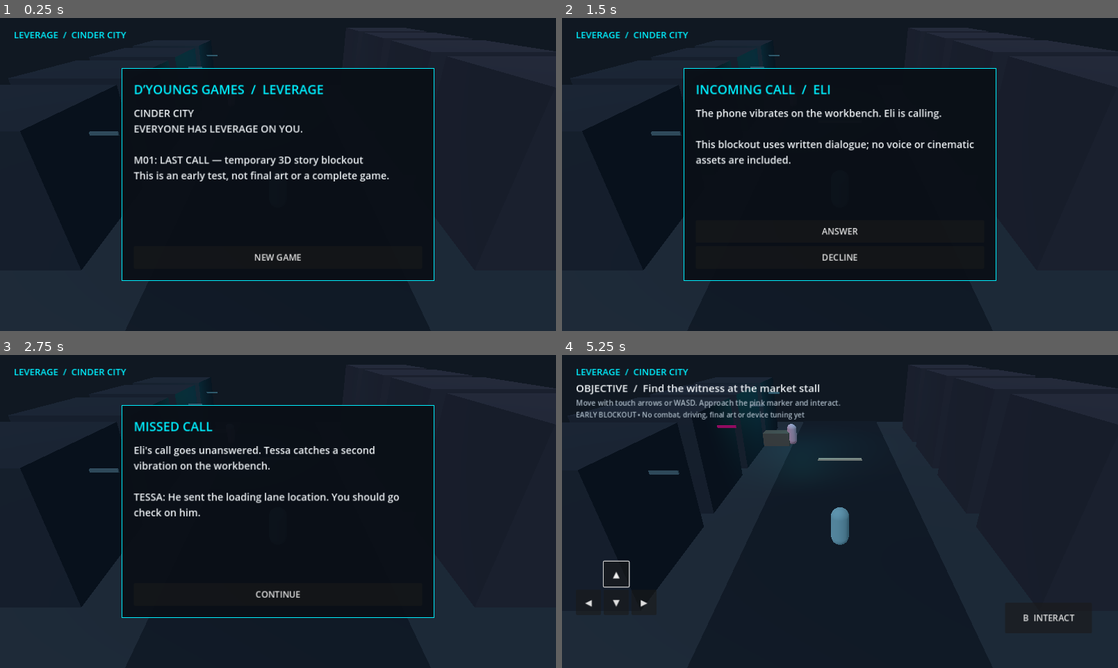
Above: before the commit, frames 1-4 (two rows, left to right).
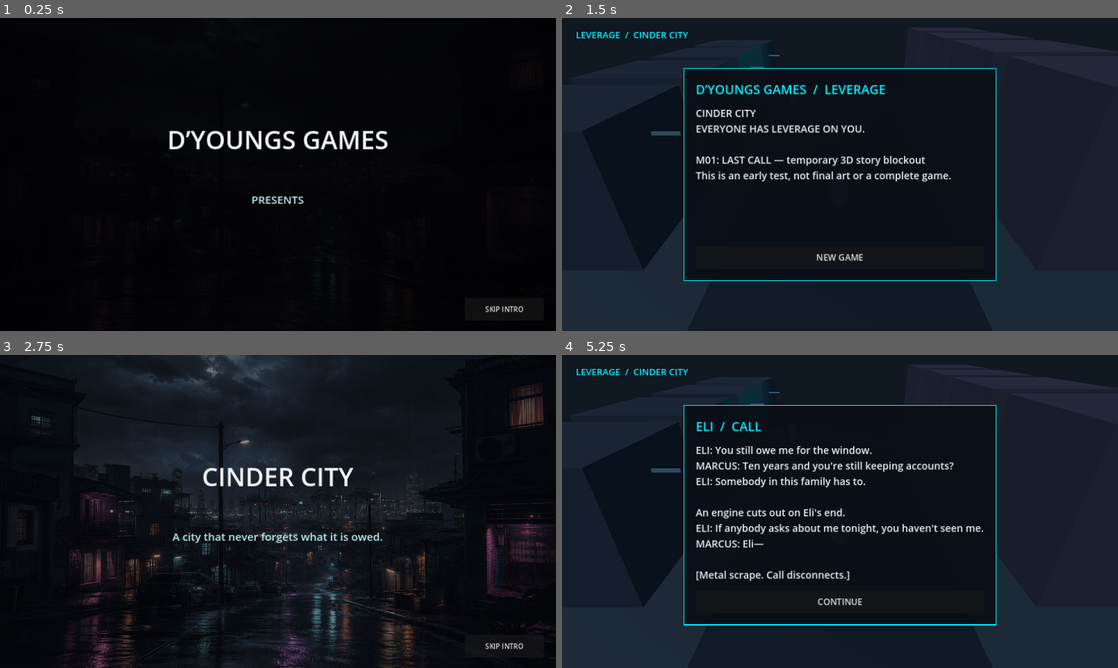
Above: after the commit, the same moments.

Repository: jamesrudh-arch/Jumboo
Game: Godot game, scene res://main.tscn
Same seed, same stepped clock (60 frames per second), same inputs: the game is played once before the commit and once after it.
Inputs (mouse positions are in pixels of both pictures, inside the frame that each line leads up to):
- Up to frame 1 (0.25 s): no input
- Up to frame 2 (1.5 s): click (840, 259) at 0.5 s, where only the run before the commit has a clickable "NEW GAME"; click (1067, 309) at 1.25 s, where only the run after the commit has a clickable "SKIP INTRO"
- Up to frame 3 (2.75 s): click (278, 596) at 2 s, where only the run after the commit has a clickable "NEW GAME"
- Up to frame 4 (5.25 s): click (840, 596) at 2.75 s, where only the run before the commit has a clickable "CONTINUE"; click (1067, 646) at 3.5 s, where only the run after the commit has a clickable "SKIP INTRO"; click (617, 574) at 4.25 s, where only the run before the commit has a clickable "▲"; click (840, 567) at 5 s, where only the run after the commit has a clickable "ANSWER"

The runs differ from the first frame. In frame 1, 58% of the frame differs, in the area x 0-100%, y 0-100%; in frame 2, 3.9%; in frame 3, 39%; in frame 4, 15%.

Commit message:
Add interim opening presentation
Co-authored-by: arena-agent <297053741+arena-agent@users.noreply.github.com>

Diff:
--- /dev/null
+++ b/game/cinematic.gd
@@ -0,0 +1,148 @@
+extends CanvasLayer
+
+# Temporary presentation: generated still artwork, real UI text, no character animation.
+# The intent is to establish sequence and pacing before a final cinematic is produced.
+var canvas: Control
+var backdrop: TextureRect
+var shade: ColorRect
+var headline: Label
+var subtitle: Label
+var phone: PanelContainer
+var skip_button: Button
+var generation := 0
+var completion: Callable
+
+func _ready() -> void:
+	layer = 10
+	canvas = Control.new()
+	canvas.set_anchors_and_offsets_preset(Control.PRESET_FULL_RECT)
+	canvas.mouse_filter = Control.MOUSE_FILTER_STOP
+	add_child(canvas)
+	backdrop = TextureRect.new()
+	backdrop.set_anchors_and_offsets_preset(Control.PRESET_FULL_RECT)
+	backdrop.expand_mode = TextureRect.EXPAND_IGNORE_SIZE
+	backdrop.stretch_mode = TextureRect.STRETCH_KEEP_ASPECT_COVERED
+	backdrop.texture = load("res://assets/opening_city.png")
+	canvas.add_child(backdrop)
+	shade = ColorRect.new()
+	shade.set_anchors_and_offsets_preset(Control.PRESET_FULL_RECT)
+	shade.color = Color(0.02, 0.03, 0.05, 0.7)
+	shade.mouse_filter = Control.MOUSE_FILTER_IGNORE
+	canvas.add_child(shade)
+	headline = Label.new()
+	headline.set_anchors_and_offsets_preset(Control.PRESET_CENTER)
+	headline.offset_left = -500
+	headline.offset_right = 500
+	headline.offset_top = -130
+	headline.offset_bottom = -30
+	headline.horizontal_alignment = HORIZONTAL_ALIGNMENT_CENTER
+	headline.vertical_alignment = VERTICAL_ALIGNMENT_CENTER
+	headline.add_theme_font_size_override("font_size", 58)
+	headline.add_theme_color_override("font_color", Color("f3f7f7"))
+	canvas.add_child(headline)
+	subtitle = Label.new()
+	subtitle.set_anchors_and_offsets_preset(Control.PRESET_CENTER)
+	subtitle.offset_left = -510
+	subtitle.offset_right = 510
+	subtitle.offset_top = 0
+	subtitle.offset_bottom = 115
+	subtitle.horizontal_alignment = HORIZONTAL_ALIGNMENT_CENTER
+	subtitle.vertical_alignment = VERTICAL_ALIGNMENT_CENTER
+	subtitle.autowrap_mode = TextServer.AUTOWRAP_WORD_SMART
+	subtitle.add_theme_font_size_override("font_size", 25)
+	subtitle.add_theme_color_override("font_color", Color("bceff2"))
+	canvas.add_child(subtitle)
+	phone = PanelContainer.new()
+	phone.set_anchors_and_offsets_preset(Control.PRESET_CENTER)
+	phone.offset_left = -150
+	phone.offset_right = 150
+	phone.offset_top = 95
+	phone.offset_bottom = 260
+	var style := StyleBoxFlat.new()
+	style.bg_color = Color("eafaff")
+	style.border_color = Color("95f8ff")
+	style.set_border_width_all(4)
+	style.set_corner_radius_all(18)
+	phone.add_theme_stylebox_override("panel", style)
+	var phone_text := Label.new()
+	phone_text.text = "INCOMING CALL\nELI"
+	phone_text.horizontal_alignment = HORIZONTAL_ALIGNMENT_CENTER
+	phone_text.vertical_alignment = VERTICAL_ALIGNMENT_CENTER
+	phone_text.add_theme_font_size_override("font_size", 23)
+	phone_text.add_theme_color_override("font_color", Color("172b34"))
+	phone.add_child(phone_text)
+	canvas.add_child(phone)
+	skip_button = Button.new()
+	skip_button.text = "SKIP INTRO"
+	skip_button.set_anchors_and_offsets_preset(Control.PRESET_BOTTOM_RIGHT)
+	skip_button.offset_left = -210
+	skip_button.offset_top = -76
+	skip_button.offset_right = -28
+	skip_button.offset_bottom = -24
+	skip_button.pressed.connect(_skip)
+	canvas.add_child(skip_button)
+	canvas.hide()
+
+func opening(done: Callable) -> void:
+	generation += 1
+	var current := generation
+	completion = done
+	canvas.show()
+	phone.hide()
+	shade.color = Color(0.01, 0.01, 0.02, 0.94)
+	headline.text = "D’YOUNGS GAMES"
+	subtitle.text = "PRESENTS"
+	await get_tree().create_timer(3.5).timeout
+	if current != generation:
+		return
+	shade.color = Color(0.02, 0.03, 0.05, 0.64)
+	headline.text = "LEVERAGE"
+	subtitle.text = "C I N D E R   C I T Y\nEVERYONE HAS LEVERAGE ON YOU."
+	await get_tree().create_timer(4.5).timeout
+	if current == generation:
+		_finish()
+
+func prologue(done: Callable) -> void:
+	generation += 1
+	var current := generation
+	completion = done
+	canvas.show()
+	phone.hide()
+	shade.color = Color(0.02, 0.03, 0.05, 0.5)
+	headline.text = "CINDER CITY"
+	subtitle.text = "A city that never forgets what it is owed."
+	await get_tree().create_timer(6.0).timeout
+	if current != generation:
+		return
+	headline.text = "HEARTHLINE  /  LATE NIGHT"
+	subtitle.text = "Marcus is finishing a late shift at the shop."
+	await get_tree().create_timer(6.0).timeout
+	if current != generation:
+		return
+	headline.text = "A CALL FROM ELI"
+	subtitle.text = "[Phone vibrates]"
+	phone.show()
+	var tween := create_tween().set_loops(5)
+	tween.tween_property(phone, "modulate", Color(1, 1, 1, 0.55), 0.6)
+	tween.tween_property(phone, "modulate", Color.WHITE, 0.6)
+	await get_tree().create_timer(6.0).timeout
+	if current != generation:
+		return
+	phone.hide()
+	headline.text = "LAST CALL"
+	subtitle.text = "Some debts follow you home."
+	await get_tree().create_timer(5.0).timeout
+	if current == generation:
+		_finish()
+
+func _skip() -> void:
+	_finish()
+
+func _finish() -> void:
+	generation += 1
+	canvas.hide()
+	phone.hide()
+	var done := completion
+	completion = Callable()
+	if done.is_valid():
+		done.call()
--- a/game/main.gd
+++ b/game/main.gd
@@ -25,11 +25,16 @@
 var dialog_text: Label
 var button_box: VBoxContainer
 var controls: Control
+var cinematic: CanvasLayer
 
 func _ready() -> void:
 	_build_world()
 	_build_ui()
-	_show_title()
+	cinematic = preload("res://cinematic.gd").new()
+	add_child(cinematic)
+	controls.hide()
+	overlay.hide()
+	cinematic.opening(_show_title)
 
 func _build_world() -> void:
 	var environment := WorldEnvironment.new()
@@ -215,7 +220,9 @@
 	witness_choice = ""
 	player.position = Vector3(0, 0, 7)
 	game_started = true
-	_call_screen()
+	overlay.hide()
+	controls.hide()
+	cinematic.prologue(_call_screen)
 
 func _continue_game() -> void:
 	var saved := _read_save()
Binary file added: game/assets/opening_city.png
